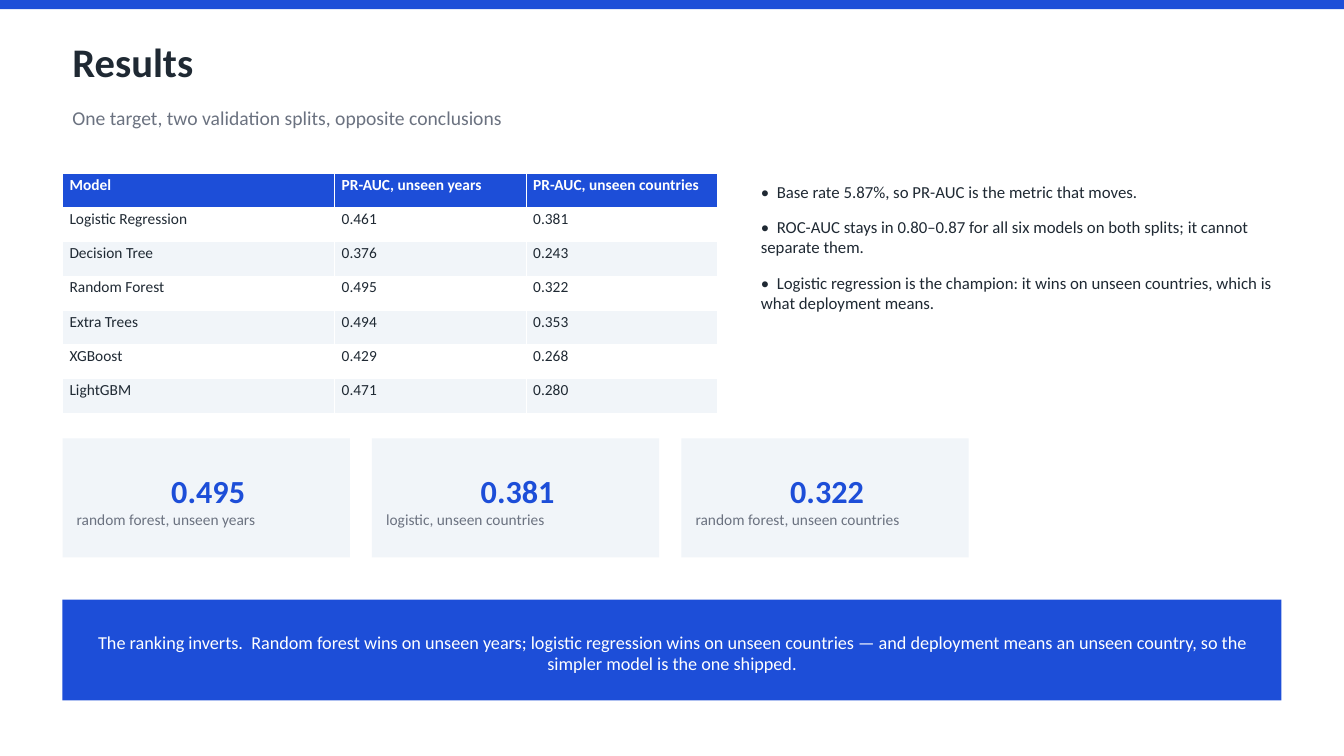
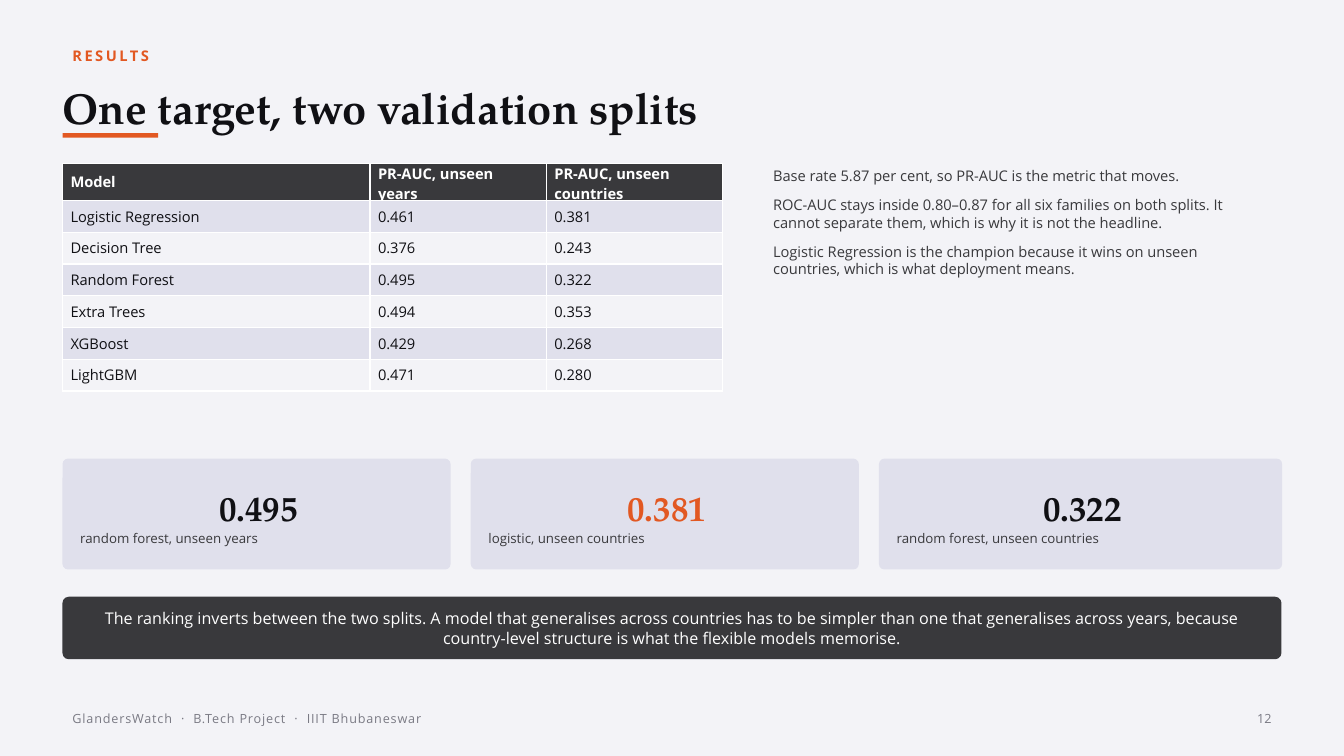
Before and after one commit to YuvrajSingh-mist/glandersWatch, a slide deck: slide 12 of GlandersWatch_Deck.pptx (slide 8 before the commit). Drawn at 1344x756 pixels with LibreOffice and Linux fonts; fonts in the diff are those of the drawing. Boxes give left, top, right and bottom in pixels: in the first picture for what was removed or moved away, otherwise in the second. Text is boxed around its words. In the diff, an @@ line names an element or a change of style, - is before the commit and + after.

Commit message:
Redesign deck on the department report template
Replace the ad-hoc styling with the template's visual system: navy cover
panel, light lavender ground, periwinkle numbered cards, a single orange
accent, Playfair Display headings and Open Sans text. Install both fonts
locally so the exported PDF embeds them.

Structure becomes three sections with dividers: the risk engine, the
explanation layer and the alert service. Adds a curves slide (ROC against
PR, plus the selection ablation) and a per-model slide carrying the
logistic, forest and boosting formulations. Every figure and number is
still read from reports/*.json.

```diff
--- a/GlandersWatch_Deck.pptx
+++ b/GlandersWatch_Deck.pptx
@@ rectangle removed at <box>0,0,1344,9</box> @@
@@ rectangle added at <box>0,0,1344,756</box>, fill #F3F3F7 @@
@@ text at <box>72,50,148,61</box>: text changed; size 29 to 10.5 pt; font Calibri to Open Sans; text colour #1F2933 to #E25822 @@
-Results
+RESULTS
@@ text at <box>62,92,697,138</box>: text changed; size 14 to 31 pt; font Calibri to TeX Gyre Pagella; text colour #6B7280 to #101014; bold on @@
-One target, two validation splits, opposite conclusions
+One target, two validation splits
@@ rectangle added at <box>63,133,158,137</box>, fill #E25822 @@
@@ table at <box>63,163,723,388</box> @@
@@ fill #1D4ED8 to #39393C in row 1 @@
@@ fill #FFFFFF to #E0E0EC in 9 cells @@
@@ fill #F1F5F9 to #F3F3F7 in 9 cells @@
@@ size 11 to 10.5 pt, font Calibri to Open Sans @@
@@ text colour #1F2933 to #101014 in "Logistic Regression", "0.461", "0.381", "Decision Tree" and 14 more places @@
@@ table: place and size @@
-table at <box>63,173,718,413</box>
+table at <box>63,163,723,388</box>
@@ text at <box>773,170,1223,278</box>: text changed; size 12 to 10.5 pt; font Calibri to Open Sans; text colour #1F2933 to #39393C @@
-• Base rate 5.87%, so PR-AUC is the metric that moves.
-• ROC-AUC stays in 0.80–0.87 for all six models on both splits; it cannot separate them.
-• Logistic regression is the champion: it wins on unseen countries, which is what deployment means.
+Base rate 5.87 per cent, so PR-AUC is the metric that moves.
+ROC-AUC stays inside 0.80–0.87 for all six families on both splits. It cannot separate them, which is why it is not the headline.
+Logistic Regression is the champion because it wins on unseen countries, which is what deployment means.
@@ rounded rectangle "0.495": place and size @@
-rounded rectangle "0.495" at <box>63,439,350,558</box>
+rounded rectangle "0.495" at <box>63,459,451,570</box>
@@ rounded rectangle "0.495" at <box>63,459,451,570</box>: size 23 to 25 pt, font Calibri to TeX Gyre Pagella, text colour #1D4ED8 to #101014 in "0.495"; size 11 to 9.5 pt, font Calibri to Open Sans, text colour #6B7280 to #39393C in "random forest, unseen years"; more space between paragraphs; rectangle to rounded rectangle; fill #F1F5F9 to #E0E0EC @@
@@ rounded rectangle "0.381": place and size @@
-rounded rectangle "0.381" at <box>372,439,659,558</box>
+rounded rectangle "0.381" at <box>471,459,859,570</box>
@@ rounded rectangle "0.381" at <box>471,459,859,570</box>: size 23 to 25 pt, font Calibri to TeX Gyre Pagella, text colour #1D4ED8 to #E25822 in "0.381"; size 11 to 9.5 pt, font Calibri to Open Sans, text colour #6B7280 to #39393C in "logistic, unseen countries"; more space between paragraphs; rectangle to rounded rectangle; fill #F1F5F9 to #E0E0EC @@
@@ rounded rectangle "0.322": place and size @@
-rounded rectangle "0.322" at <box>682,439,969,558</box>
+rounded rectangle "0.322" at <box>879,459,1282,570</box>
@@ rounded rectangle "0.322" at <box>879,459,1282,570</box>: size 23 to 25 pt, font Calibri to TeX Gyre Pagella, text colour #1D4ED8 to #101014 in "0.322"; size 11 to 9.5 pt, font Calibri to Open Sans, text colour #6B7280 to #39393C in "random forest, unseen countries"; more space between paragraphs; rectangle to rounded rectangle; fill #F1F5F9 to #E0E0EC @@
@@ rounded rectangle added at <box>63,597,1281,659</box>, fill #39393C, 11.5 pt, text #FFFFFF @@
+The ranking inverts between the two splits. A model that generalises across countries has to be simpler than one that generalises across years, because country-level structure is what the flexible models memorise.
@@ rectangle removed at <box>63,600,1281,701</box> @@
-The ranking inverts. Random forest wins on unseen years; logistic regression wins on unseen countries — and deployment means an unseen country, so the simpler model is the one shipped.
@@ text added at <box>72,713,421,726</box>, 9 pt, text #7A7A84 @@
+GlandersWatch · B.Tech Project · IIIT Bhubaneswar
@@ text added at <box>1257,714,1271,723</box>, 9 pt, text #7A7A84 @@
+12
```
Also in this commit, not shown: 9 other slides changed, 13 slides added, 7 slides removed, 2 other files.
